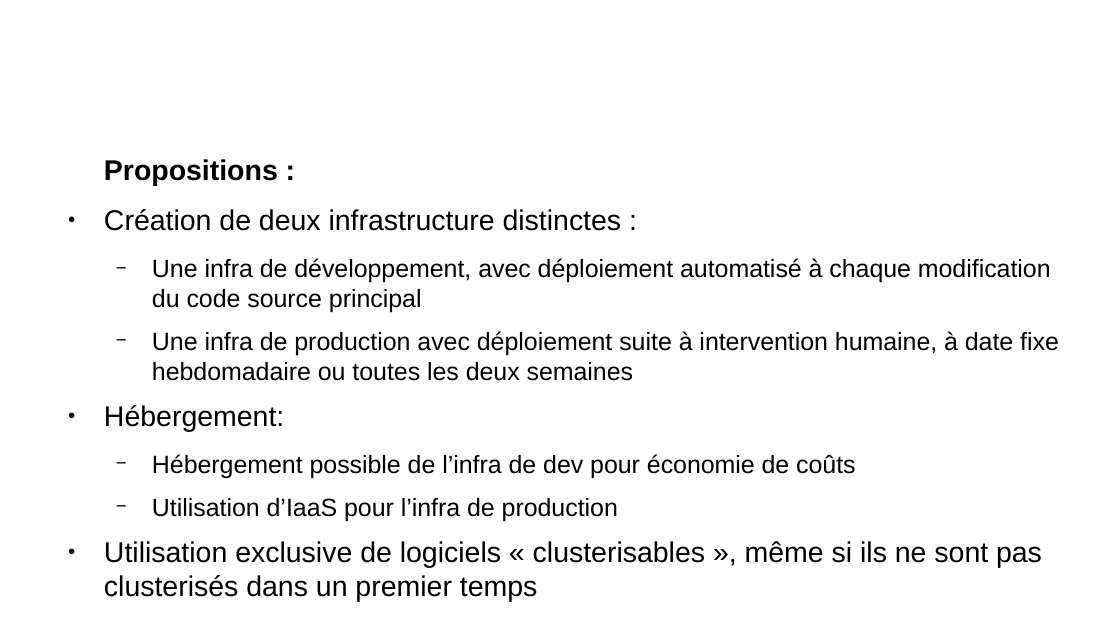
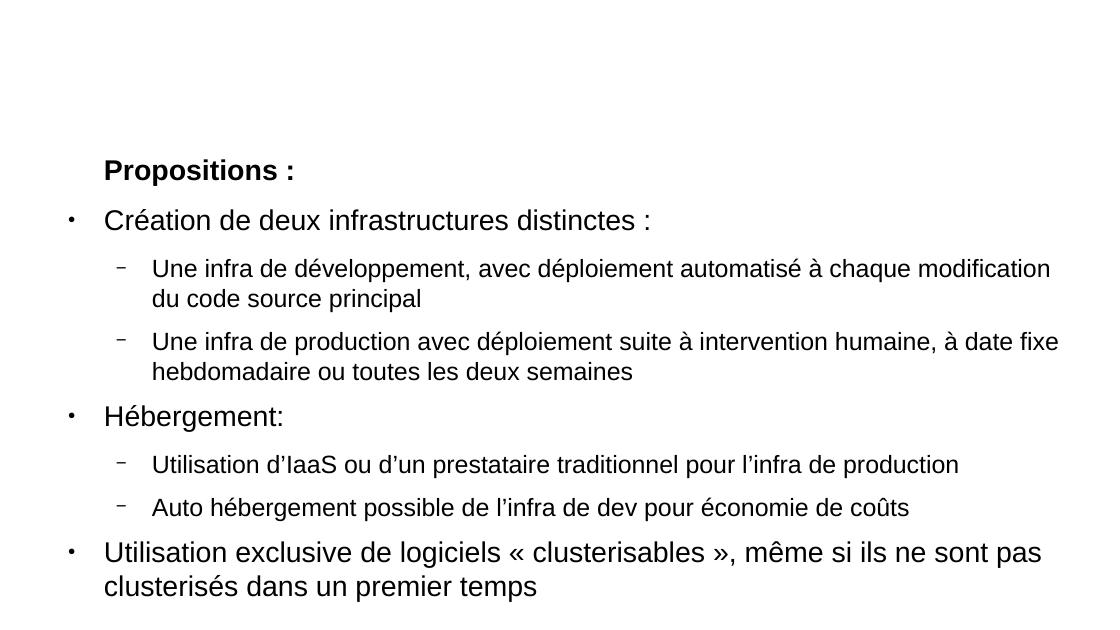
Before and after one commit to remipassmoilesel/ci-cd-plan, a slide deck: slide 12 of ci-cd-plan.odp (slide 11 before the commit). Drawn at 1120x630 pixels with LibreOffice and Linux fonts; fonts in the diff are those of the drawing; background and template pictures are left out. Boxes give left, top, right and bottom in pixels: in the first picture for what was removed or moved away, otherwise in the second. Text is boxed around its words. In the diff, an @@ line names an element or a change of style, - is before the commit and + after.

```diff
--- a/ci-cd-plan.odp
+++ b/ci-cd-plan.odp
@@ text at box(104, 209, 636, 231): text changed @@
-● Création de deux infrastructure distinctes :
+● Création de deux infrastructures distinctes :
@@ text at box(152, 455, 959, 522): text changed @@
-  − Hébergement possible de l’infra de dev pour économie de coûts
-  − Utilisation d’IaaS pour l’infra de production
+  − Utilisation d’IaaS ou d’un prestataire traditionnel pour l’infra de production
+  − Auto hébergement possible de l’infra de dev pour économie de coûts
```
Also in this commit, not shown: 17 other slides changed, 3 slides added, 1 slide removed, 2 other files.
